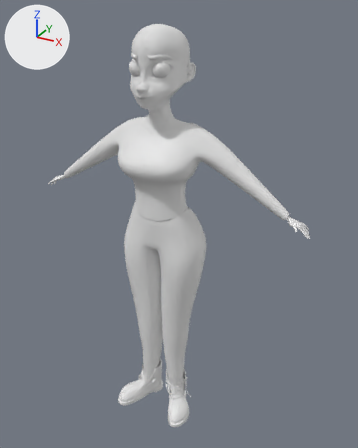
An edit to the Blender file mavis.blend, drawn before and after from the same camera.
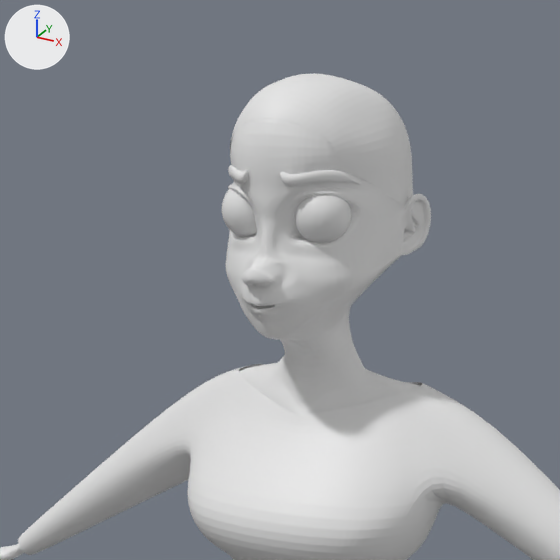
The first picture shows the older version from a 50 mm camera at (1.59, -2.67, 2.81) aimed at (0.06, 0.1, 1.43). The close-ups show both versions on the part from 16% to 66% of the width and 0% to 40% of the height of that picture; other places that the commit changed are outside them. The lights are fixed; the arrows at upper left show +X, +Y and +Z.

Names of what the first close-up shows: 'body', 'brows', 'eye', 'scalp', 'shirt'.
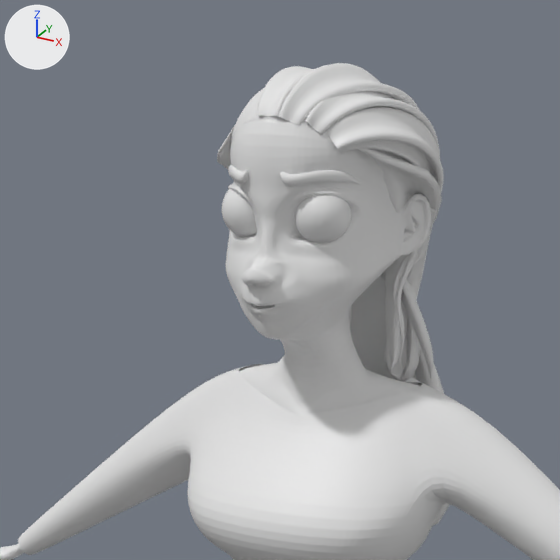
Diff of the bpy script that builds the scene:
```diff
--- a/mavis.blend.py
+++ b/mavis.blend.py
@@ cu_nurbspath_011 @@
+cu_nurbspath_011 = bpy.data.curves.new('NurbsPath.011', 'CURVE')
+cu_nurbspath_011.dimensions = '3D'
+_sp = cu_nurbspath_011.splines.new('NURBS'); _sp.points.add(4)
+_sp.points.foreach_set('co', [-0.111, -0.179, -0.147, 1.0, -0.0496, -0.141, -0.0965, 1.0, 0.00975, 0.0479, -0.138, 1.0, -0.048, 0.124, -0.235, 1.0, -0.119, 0.127, -0.346, 1.0])
+_sp.points.foreach_set('radius', [0.139, 0.198, 0.416, 0.24, 0.119])
+_sp.points.foreach_set('tilt', [1.105, 1.105, 0.0, 2.422, 0.727])
+_sp.order_u = 5
+_sp.order_v = 0
+_sp.use_endpoint_u = True
+cu_nurbspath_011.use_path = True
+cu_nurbspath_011.bevel_mode = 'OBJECT'
+cu_nurbspath_011.fill_mode = 'FULL'
+cu_nurbspath_011.use_fill_caps = True
+cu_nurbspath_011.bevel_object = ob_beziercircle_001
@@ cu_nurbspath_010 @@
+cu_nurbspath_010 = bpy.data.curves.new('NurbsPath.010', 'CURVE')
+cu_nurbspath_010.dimensions = '3D'
+_sp = cu_nurbspath_010.splines.new('NURBS'); _sp.points.add(4)
+_sp.points.foreach_set('co', [-0.00214, -0.198, -0.125, 1.0, 0.0398, -0.135, -0.0443, 1.0, 0.081, 0.0479, -0.0756, 1.0, 0.0615, 0.218, -0.193, 1.0, -0.0187, 0.127, -0.346, 1.0])
+_sp.points.foreach_set('radius', [0.112, 0.198, 0.416, 0.24, 0.119])
+_sp.points.foreach_set('tilt', [1.276, 0.0184, 0.771, 0.178, 0.934])
+_sp.order_u = 5
+_sp.order_v = 0
+_sp.use_endpoint_u = True
+cu_nurbspath_010.use_path = True
+cu_nurbspath_010.bevel_mode = 'OBJECT'
+cu_nurbspath_010.fill_mode = 'FULL'
+cu_nurbspath_010.use_fill_caps = True
+cu_nurbspath_010.bevel_object = ob_beziercircle_001
@@ cu_nurbspath_009 @@
+cu_nurbspath_009 = bpy.data.curves.new('NurbsPath.009', 'CURVE')
+cu_nurbspath_009.dimensions = '3D'
+_sp = cu_nurbspath_009.splines.new('NURBS'); _sp.points.add(4)
+_sp.points.foreach_set('co', [-0.0397, -0.213, -0.115, 1.0, -0.0171, -0.181, -0.0311, 1.0, 0.0239, 0.0479, -0.0123, 1.0, 0.0331, 0.264, -0.142, 1.0, -0.055, 0.127, -0.346, 1.0])
+_sp.points.foreach_set('radius', [0.123, 0.198, 0.416, 0.24, 0.119])
+_sp.points.foreach_set('tilt', [1.053, 0.88, 0.771, 0.178, 0.468])
+_sp.order_u = 5
+_sp.order_v = 0
+_sp.use_endpoint_u = True
+cu_nurbspath_009.use_path = True
+cu_nurbspath_009.bevel_mode = 'OBJECT'
+cu_nurbspath_009.fill_mode = 'FULL'
+cu_nurbspath_009.use_fill_caps = True
+cu_nurbspath_009.bevel_object = ob_beziercircle_001
@@ ob_side_hair_d @@
 _m = ob_side_hair_d.modifiers.new('Mirror', 'MIRROR')
 _m.use_clip = True
-ob_side_hair_d.hide_set(True)  # its collection is switched off
@@ ob_back_hair @@
 ob_back_hair.location = (0.0, 0.162, 2.082)
-ob_back_hair.hide_set(True)  # its collection is switched off
@@ ob_back_hair_001 @@
 _m = ob_back_hair_001.modifiers.new('Mirror', 'MIRROR')
-ob_back_hair_001.hide_set(True)  # its collection is switched off
@@ ob_back_hair_002 @@
 _m = ob_back_hair_002.modifiers.new('Mirror', 'MIRROR')
-ob_back_hair_002.hide_set(True)  # its collection is switched off
@@ ob_back_hair_003 @@
 _m = ob_back_hair_003.modifiers.new('Mirror', 'MIRROR')
-ob_back_hair_003.hide_set(True)  # its collection is switched off
@@ ob_back_hair_004 @@
 _m = ob_back_hair_004.modifiers.new('Mirror', 'MIRROR')
-ob_back_hair_004.hide_set(True)  # its collection is switched off
@@ ob_nurbspath @@
 ob_nurbspath.location = (0.144, 0.054, 2.333)
-ob_nurbspath.hide_set(True)  # its collection is switched off
@@ ob_nurbspath_001 @@
 ob_nurbspath_001.location = (0.0, 0.04, 2.759)
-ob_nurbspath_001.hide_set(True)  # its collection is switched off
@@ ob_nurbspath_004 @@
+ob_nurbspath_004 = bpy.data.objects.new('NurbsPath.004', cu_nurbspath_011)
+ob_nurbspath_004.location = (0.217, 0.04, 2.759)
@@ ob_nurbspath_003 @@
+ob_nurbspath_003 = bpy.data.objects.new('NurbsPath.003', cu_nurbspath_010)
+ob_nurbspath_003.location = (0.077, 0.04, 2.759)
@@ ob_nurbspath_002 @@
+ob_nurbspath_002 = bpy.data.objects.new('NurbsPath.002', cu_nurbspath_009)
+ob_nurbspath_002.location = (0.077, 0.04, 2.759)
```

Boxes [x1, y1, x2, y2] around the edits, measured in the close-ups (560 x 560 px):
'NurbsPath.004', added
    after: [326, 107, 444, 193]
'NurbsPath.002', added
    after: [279, 63, 419, 126]
'back hair', shown
    after: [350, 276, 416, 379]
'side hair d', shown
    after: [217, 125, 442, 223]
'NurbsPath.003', added
    after: [305, 91, 440, 159]
'back hair.003', shown
    after: [384, 208, 436, 388]
'NurbsPath.001', shown
    after: [257, 66, 314, 117]
'back hair.004', shown
    after: [349, 254, 410, 369]
'back hair.002', shown
    after: [401, 278, 434, 378]
'NurbsPath', shown
    after: [393, 231, 430, 361]
'back hair.001', shown
    after: [380, 270, 450, 526]
'scalp', unchanged, covered by the edit
    before: [230, 73, 413, 205]
    after: [230, 88, 412, 205]
